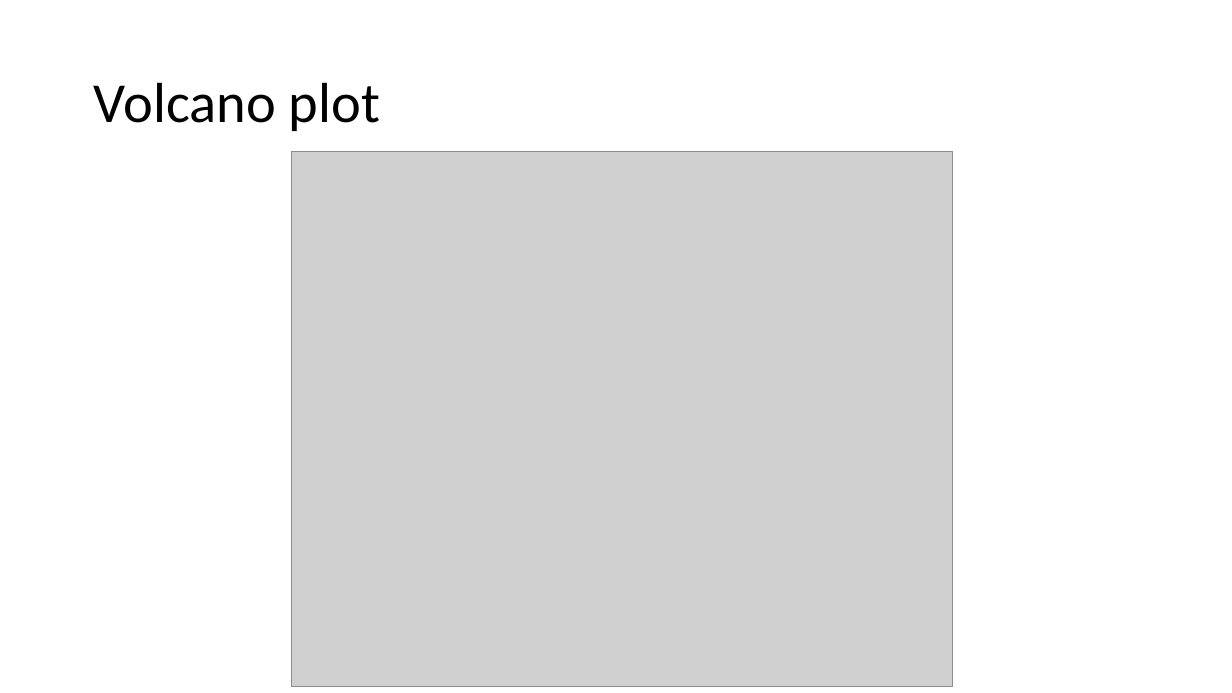
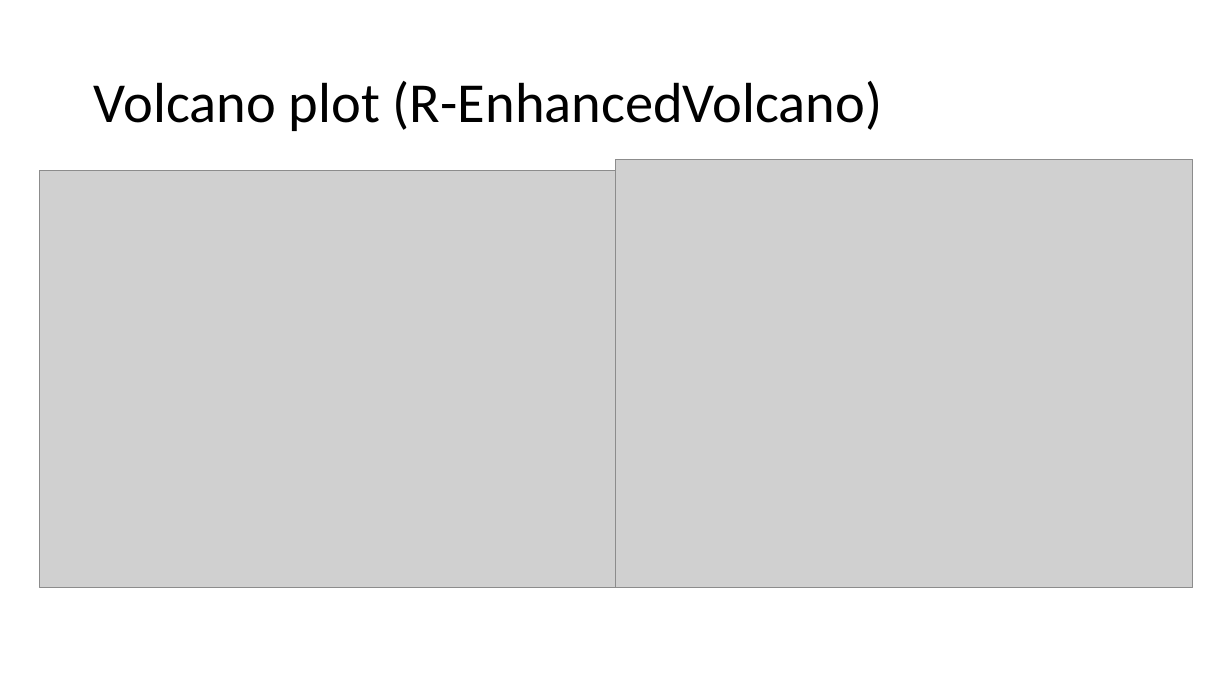
Before and after one commit to EmoryIntegratedComputationalCore/Methods, a slide deck: slide 5 of DataVisualizationMenu.pptx. Drawn at 1232x693 pixels with LibreOffice and Linux fonts; fonts in the diff are those of the drawing; grey boxes stand for pictures. Boxes give left, top, right and bottom in pixels: in the first picture for what was removed or moved away, otherwise in the second. Text is boxed around its words. In the diff, an @@ line names an element or a change of style, - is before the commit and + after.

```diff
--- a/DataVisualizationMenu.pptx
+++ b/DataVisualizationMenu.pptx
@@ title at <box>94,81,882,131</box>: text changed @@
-Volcano plot
+Volcano plot (R-EnhancedVolcano)
@@ picture: place and size @@
-picture at <box>291,152,953,687</box>
+picture at <box>40,171,616,588</box>
@@ picture added at <box>616,159,1193,588</box> @@
```
Also in this commit, not shown: 8 other slides changed, 1 slide removed, 1 other file.
